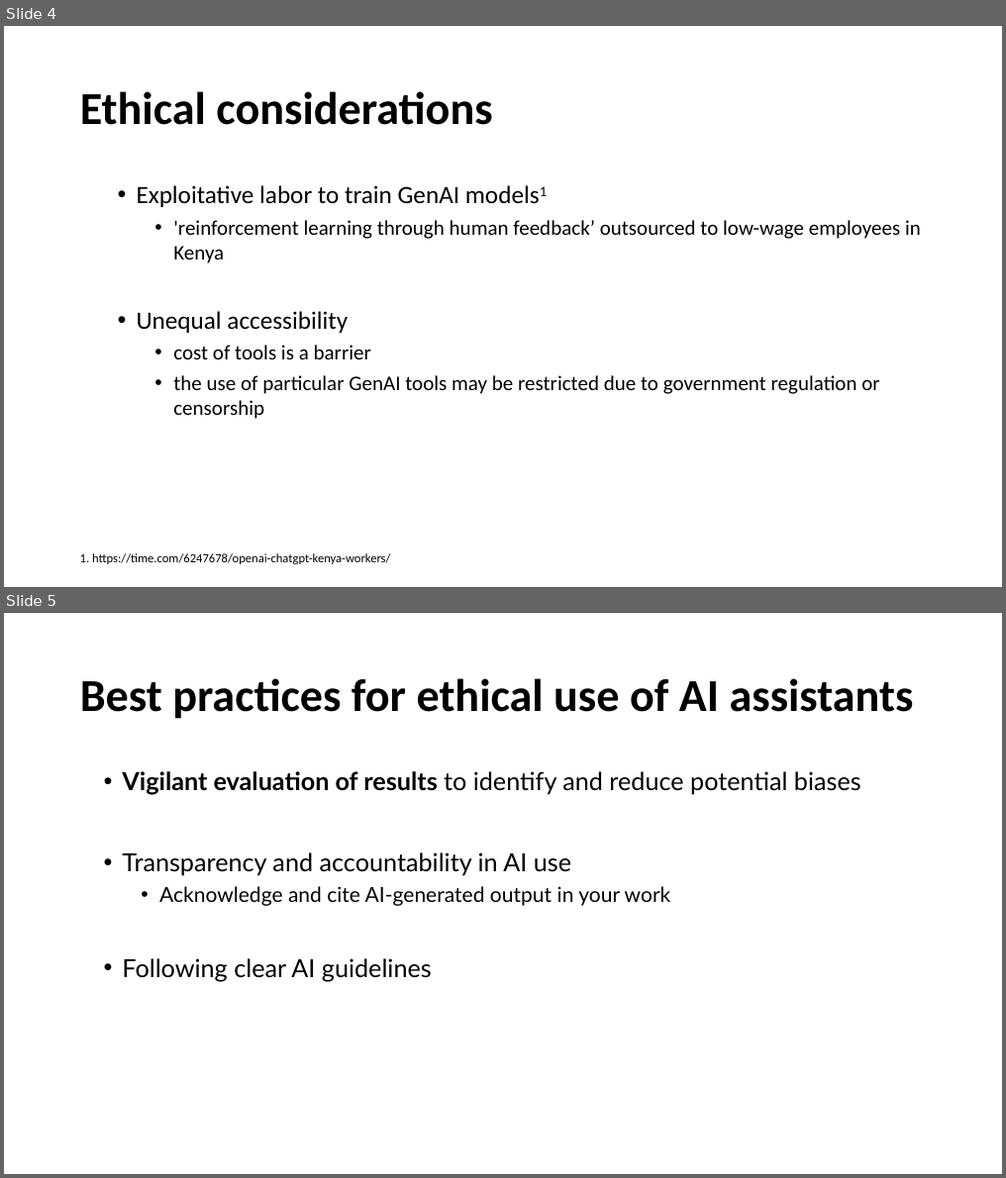
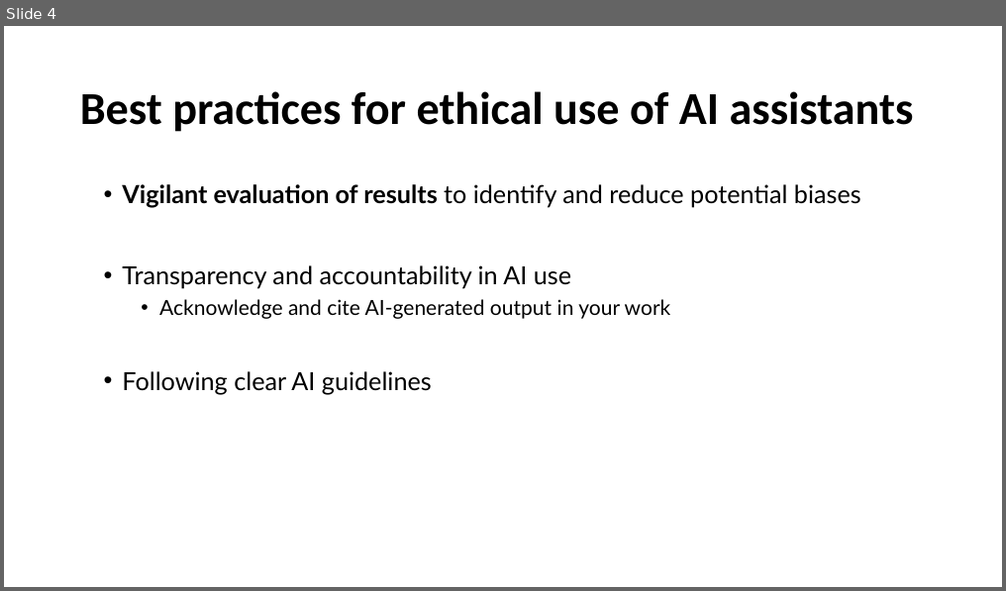
Before and after one commit to olgaminaeva/gen-ai-coding, a slide deck: instructors/episode3.pptx. Shown one above the other, each under a label of ours: slides 4 and 5 before the commit, slide 4 after it. The pictures are 1006x1178 and 1006x591 pixels, drawn with LibreOffice and Linux fonts; fonts in the diff are those of the drawing; background and template pictures are left out. Boxes give left, top, right and bottom in pixels: in the first picture for what was removed or moved away, otherwise in the second. Text is boxed around its words. In the diff, an @@ line names an element or a change of style, - is before the commit and + after.

```diff
--- a/instructors/episode3.pptx
+++ b/instructors/episode3.pptx
@@ slide 4 removed at (4,26,1002,587), background picture (left out) @@
@@ title removed at (80,91,492,125) @@
-Ethical considerations
@@ text removed at (137,185,921,419) @@
-  • Exploitative labor to train GenAI models1
-    • 'reinforcement learning through human feedback’ outsourced to low-wage employees in Kenya
-  • Unequal accessibility
-    • cost of tools is a barrier
-    • the use of particular GenAI tools may be restricted due to government regulation or censorship
@@ text removed at (80,554,390,565) @@
-1. https://time.com/6247678/openai-chatgpt-kenya-workers/
@@ what was slide 5 is now slide 4 @@
```
Also in this commit, not shown: 7 slides changed, 1 slide added, 1 other slide removed, 1 other file.
